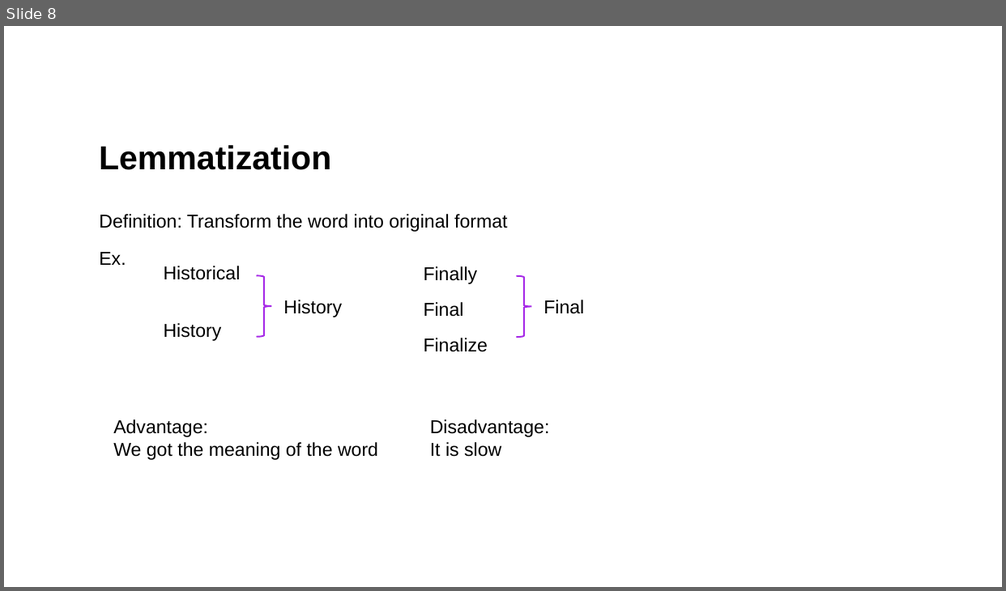
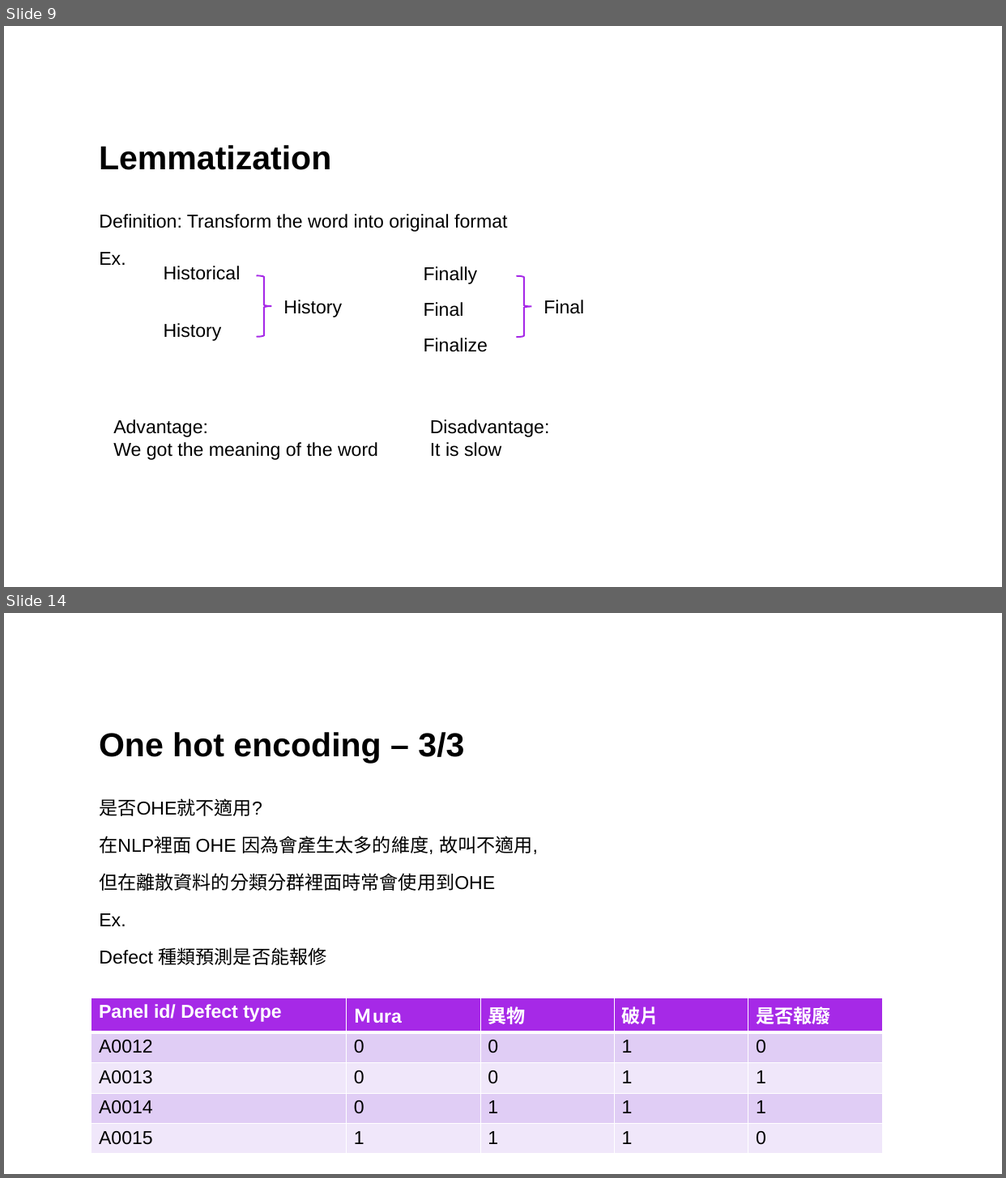
Before and after one commit to mictsung/NLP, a slide deck: Generative ai.pptx. Shown one above the other, each under a label of ours: slide 8 before the commit, slides 9 and 14 after it; the slides between them are not shown. The pictures are 1006x591 and 1006x1178 pixels, drawn with LibreOffice and Linux fonts; fonts in the diff are those of the drawing. Boxes give left, top, right and bottom in pixels: in the first picture for what was removed or moved away, otherwise in the second. Text is boxed around its words. In the diff, an @@ line names an element or a change of style, - is before the commit and + after.

```diff
--- a/Generative ai.pptx
+++ b/Generative ai.pptx
@@ slide 14 added at (4,613,1002,1174), background #FFFFFF @@
@@ title added at (99,732,464,763), 32 pt, text #000000, bold @@
+One hot encoding – 3/3
@@ text added at (99,798,538,965), 18 pt, text #000000 @@
+是否OHE就不適用?
+在NLP裡面 OHE 因為會產生太多的維度, 故叫不適用,
+但在離散資料的分類分群裡面時常會使用到OHE
+Ex.
+Defect 種類預測是否能報修
@@ table added at (91,999,883,1151), 5 rows, 5 columns @@
+Panel id/ Defect type | Ｍura | 異物 | 破片 | 是否報廢
+A0012 | 0 | 0 | 1 | 0
+A0013 | 0 | 0 | 1 | 1
+A0014 | 0 | 1 | 1 | 1
+A0015 | 1 | 1 | 1 | 0
@@ what was slide 8 is now slide 9 @@
```
Also in this commit, not shown: 2 slides changed, 14 other slides added, 1 slide removed.
